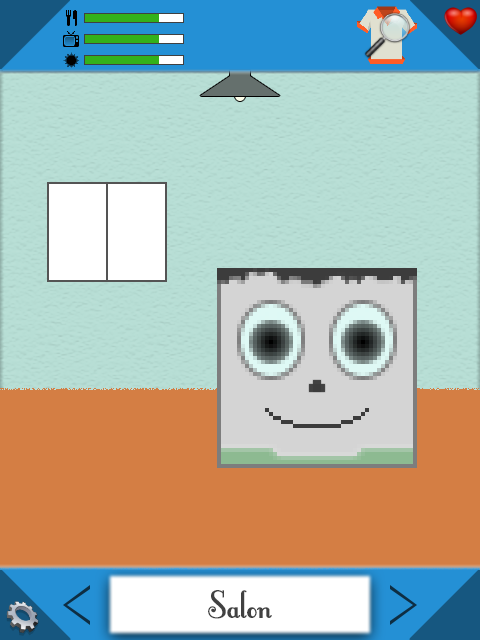
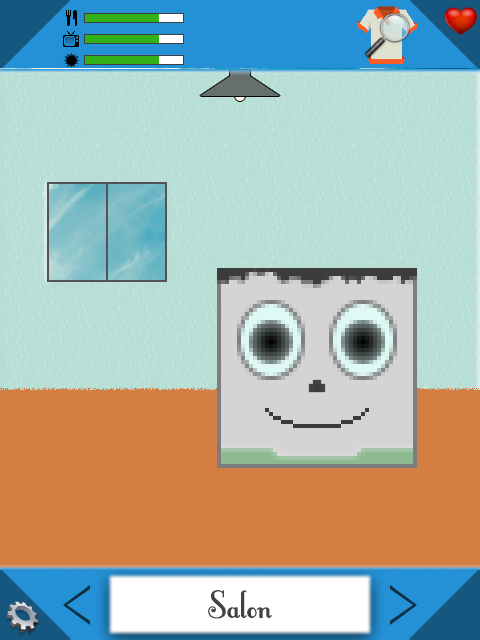
Comparing the layer stacks of the two 480px x 640px images. Changes:
hid "okno" (2nd of 2, in "domek" › "okno") over [49, 184, 165, 280]
painted on "sciana" over [49, 184, 165, 280]
added layer "krajobraz" in group "domek" over [0, 68, 480, 569]
